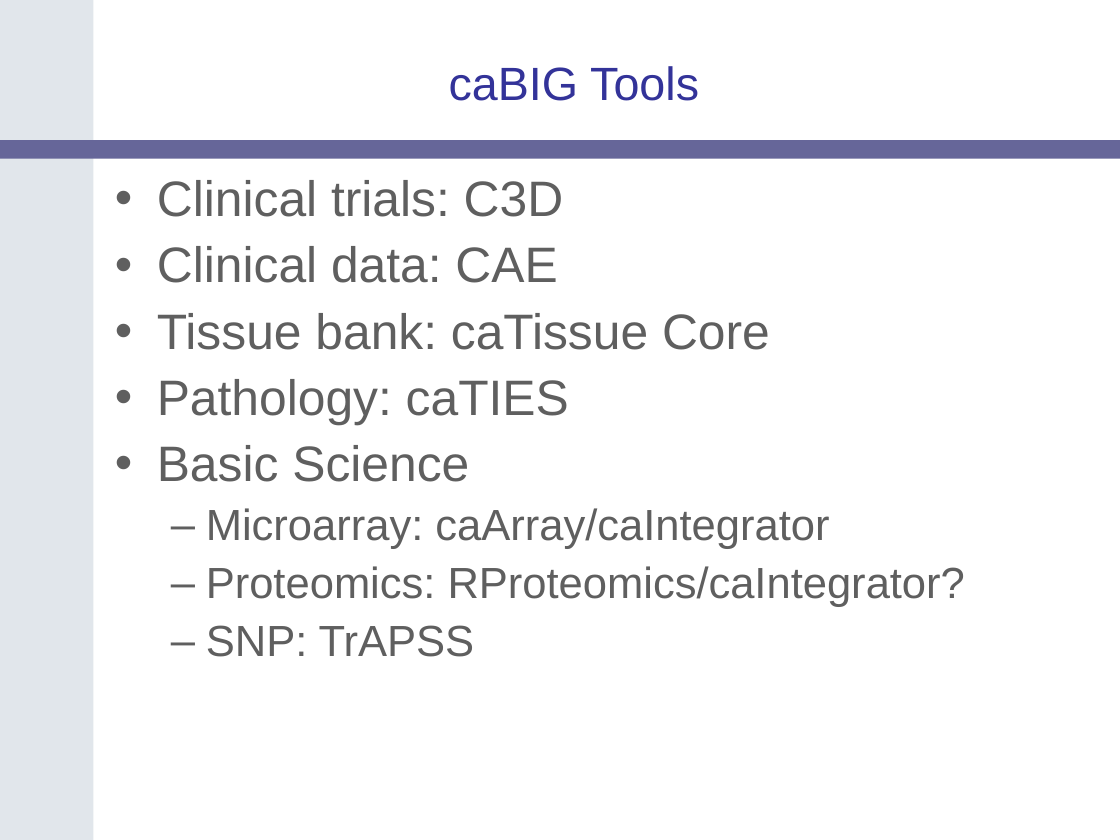
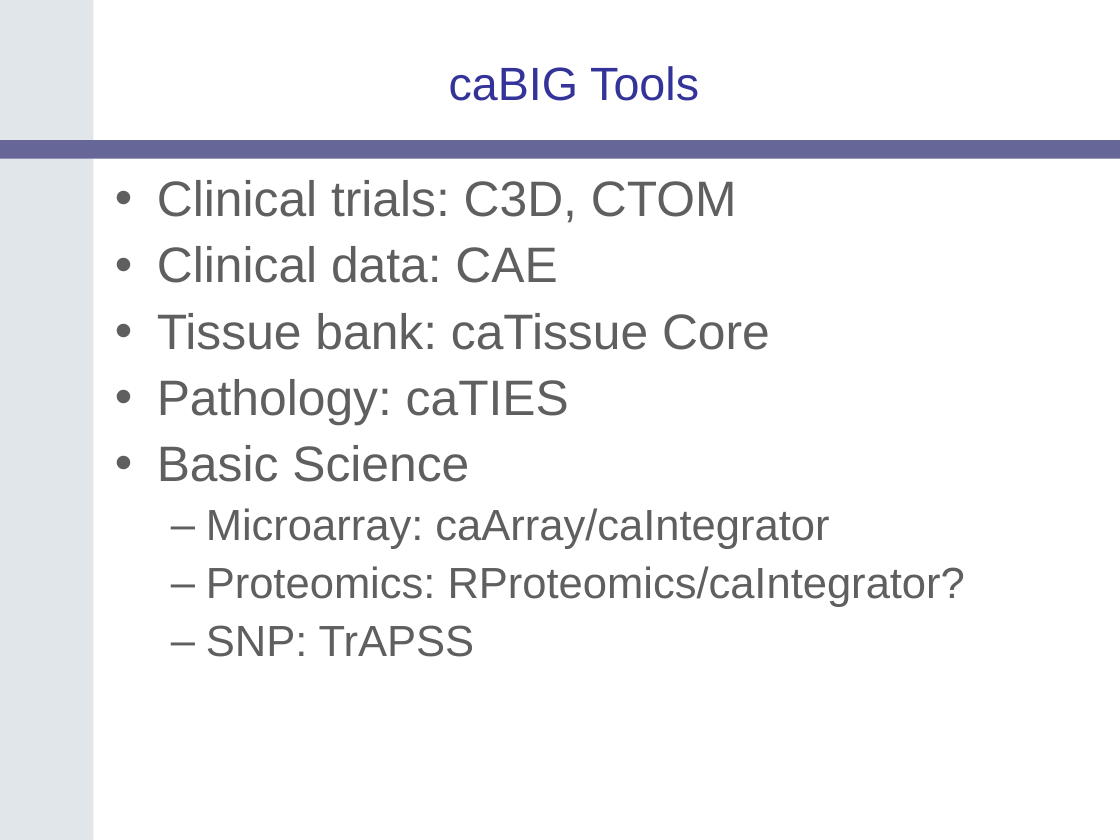
Before and after one commit to NCIP/catrip, a slide deck: slide 8 of catrip/documentation/presentations/catrip_f2f_2006_05/catrip_f2f_introduction_2006_05.ppt. Drawn at 1120x840 pixels with LibreOffice and Linux fonts; fonts in the diff are those of the drawing; background and template pictures are left out. Boxes give left, top, right and bottom in pixels: in the first picture for what was removed or moved away, otherwise in the second. Text is boxed around its words. In the diff, an @@ line names an element or a change of style, - is before the commit and + after.

Commit message:
added CTOM
SVN-Revision: 44

```diff
--- a/catrip/documentation/presentations/catrip_f2f_2006_05/catrip_f2f_introduction_2006_05.ppt
+++ b/catrip/documentation/presentations/catrip_f2f_2006_05/catrip_f2f_introduction_2006_05.ppt
@@ text at <box>157,180,737,223</box>: text changed @@
-• Clinical trials: C3D
+• Clinical trials: C3D, CTOM
```
Also in this commit, not shown: 1 slide added.
